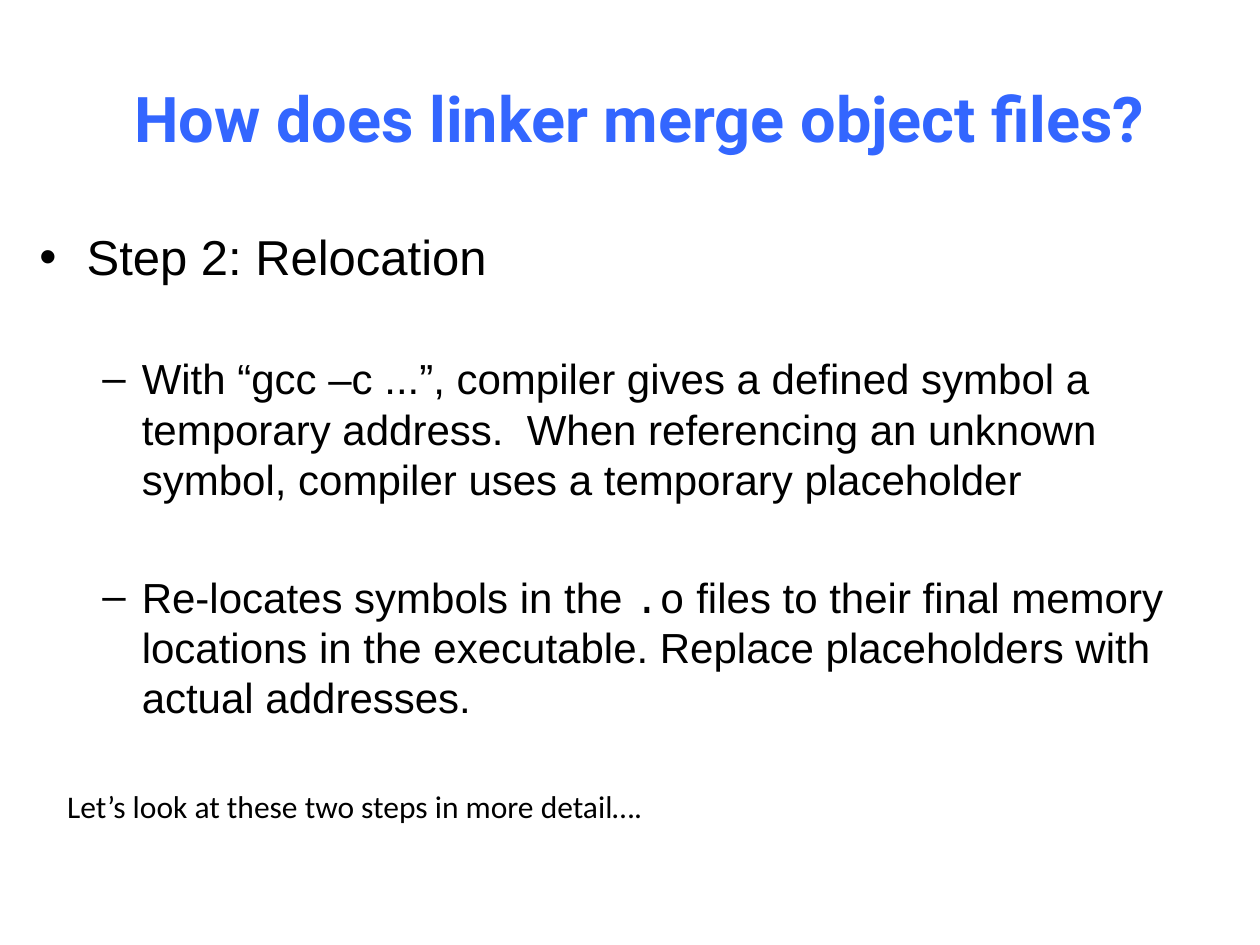
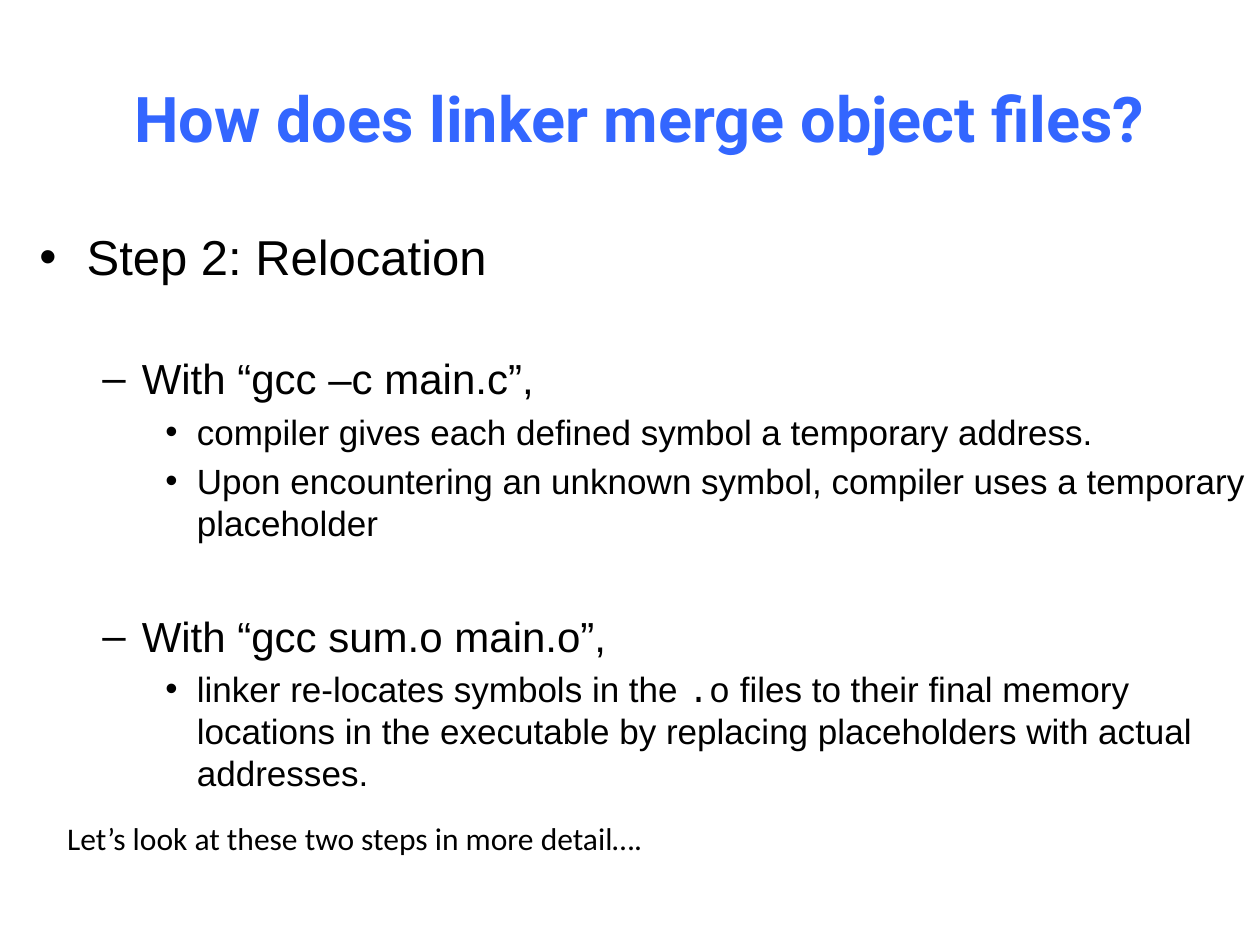
Before and after one commit to NYU-CSO/nyu-cso.github.io, a slide deck: slide 25 of notes/13-optimization-linking.pptx. Drawn at 1260x945 pixels with LibreOffice and Linux fonts; fonts in the diff are those of the drawing. Boxes give left, top, right and bottom in pixels: in the first picture for what was removed or moved away, otherwise in the second. Text is boxed around its words. In the diff, an @@ line names an element or a change of style, - is before the commit and + after.

```diff
--- a/notes/13-optimization-linking.pptx
+++ b/notes/13-optimization-linking.pptx
@@ text at <box>142,363,1245,787</box>: text changed; size 24 to 20 pt @@
-  – With “gcc –c ...”, compiler gives a defined symbol a temporary address. When referencing an unknown symbol, compiler uses a temporary placeholder
-  – Re-locates symbols in the .o files to their final memory locations in the executable. Replace placeholders with actual addresses.
+  – With “gcc –c main.c”,
+    • compiler gives each defined symbol a temporary address.
+    • Upon encountering an unknown symbol, compiler uses a temporary placeholder
+  – With “gcc sum.o main.o”,
+    • linker re-locates symbols in the .o files to their final memory locations in the executable by replacing placeholders with actual addresses.
@@ text "Let’s look at these two ...": place and size @@
-text "Let’s look at these two ..." at <box>67,796,642,823</box>
+text "Let’s look at these two ..." at <box>67,828,642,855</box>
```
Also in this commit, not shown: 7 other slides changed, 3 other files.
